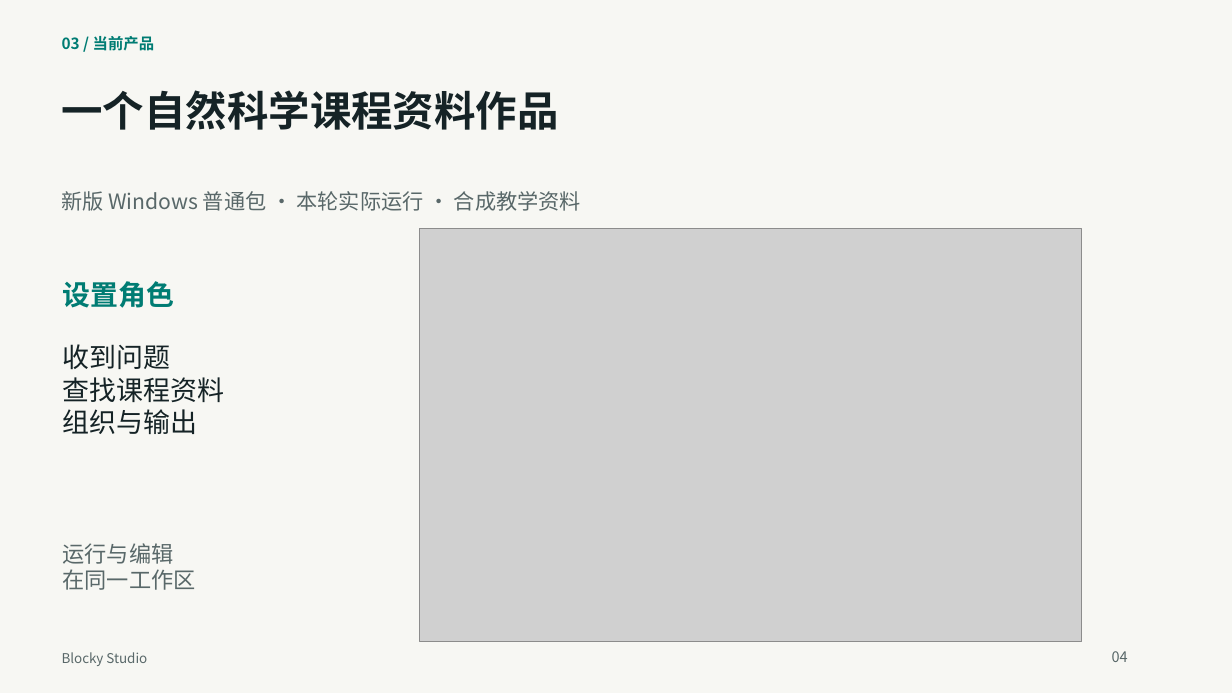
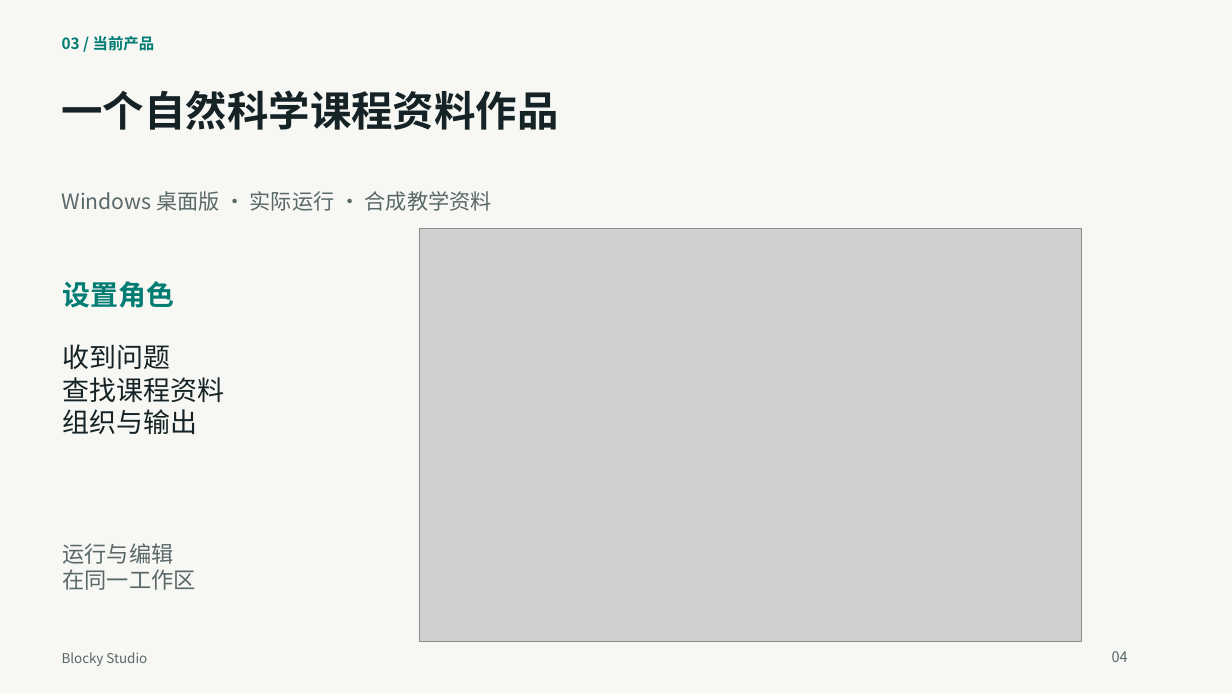
Before and after one commit to q2955161835-debug/Blocky-AI, a slide deck: slide 4 of doc/交付/2026-10-03-答辩与商业计划书/Blocky-Studio-新版答辩-2026-10-03.pptx. Drawn at 1232x693 pixels with LibreOffice and Linux fonts; fonts in the diff are those of the drawing; grey boxes stand for pictures. Boxes give left, top, right and bottom in pixels: in the first picture for what was removed or moved away, otherwise in the second. Text is boxed around its words. In the diff, an @@ line names an element or a change of style, - is before the commit and + after.

```diff
--- a/doc/交付/2026-10-03-答辩与商业计划书/Blocky-Studio-新版答辩-2026-10-03.pptx
+++ b/doc/交付/2026-10-03-答辩与商业计划书/Blocky-Studio-新版答辩-2026-10-03.pptx
@@ text at (62, 191, 492, 211): text changed @@
-新版 Windows 普通包 · 本轮实际运行 · 合成教学资料
+Windows 桌面版 · 实际运行 · 合成教学资料
```
Also in this commit, not shown: 8 other slides changed, 4 slides added, 4 slides removed, 16 other files.
